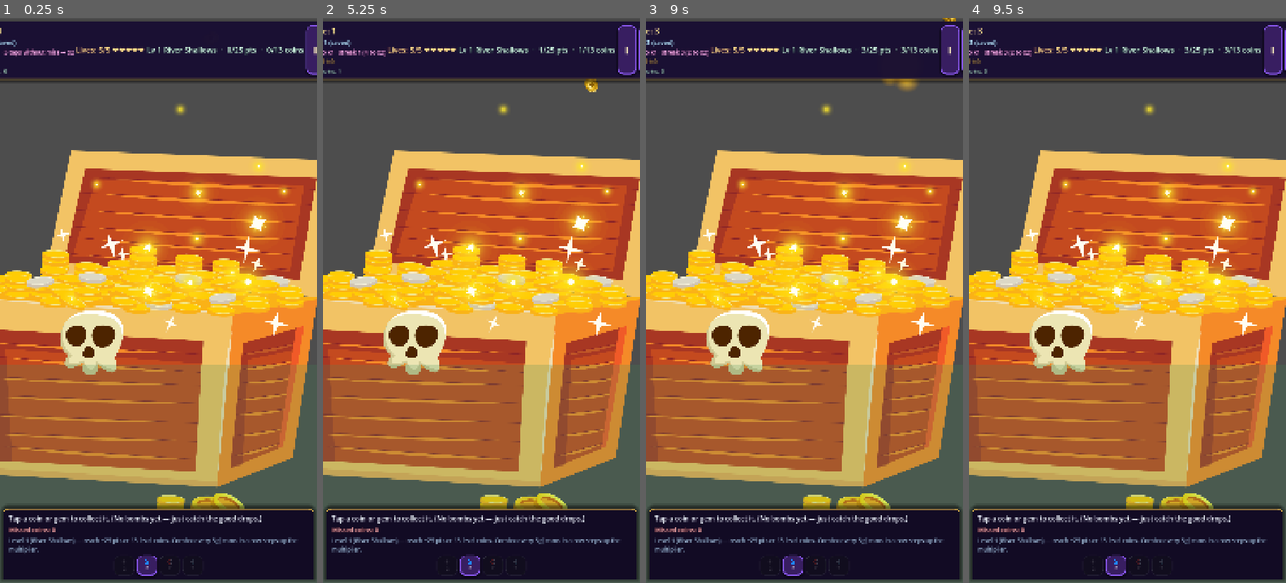
Above: before the commit, frames 1-4 (left to right).
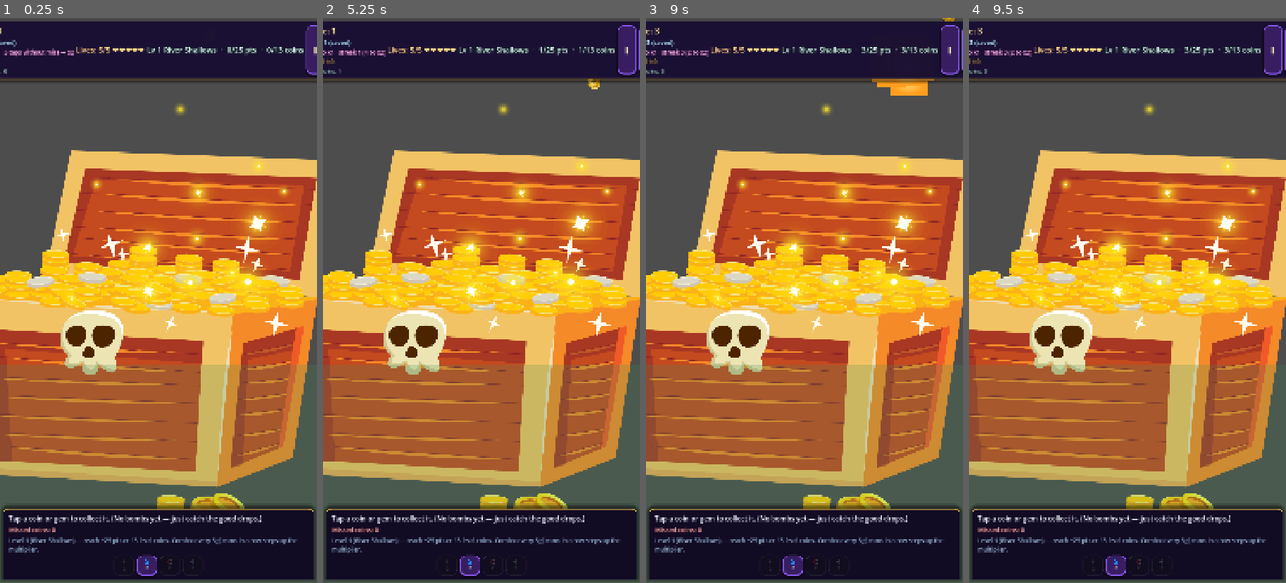
Above: after the commit, the same moments.

Repository: remybate/coin-tap-rush
Game: Godot game, scene res://game.tscn
The game is run twice, just before and just after one commit, with the same random seed, the same clock (stepped at 60 frames per second) and the same inputs. This scene is started directly instead of the project's main scene.
Inputs (mouse positions are in pixels of both pictures, inside the frame that each line leads up to; where the layout moved, square brackets give the same spot in the first picture):
- Up to frame 1 (0.25 s): no input
- Up to frame 2 (5.25 s): click (548, 46) [551, 46] at 0.5 s; click "‖" at 1.25 s; click "🌀 2" at 2 s; click "Resume" at 2.75 s; click "‖" at 3.5 s; click "🌀 2" at 4.25 s; click "Resume" at 5 s
- Up to frame 3 (9 s): click (921, 97) [918, 102] at 5.75 s; click "‖" at 6.5 s; click "🌀 2" at 7.25 s; click "Resume" at 8 s; click (915, 63) [912, 63] at 8.75 s
- Up to frame 4 (9.5 s): no input

The runs differ from the first frame. In frame 2, less than 0.1% of the frame differs, in the area x 82-88%, y 10-14%; in frame 3, 0.4%, in the area x 71-98%, y 0-14%; in frame 4, less than 0.1%.

Commit message:
feat: polish gameplay feel with smoother movement, particles, shake and combo effects

Diff:
--- a/coin.gd
+++ b/coin.gd
@@ -28,6 +28,8 @@
 ## Spin (rad/s); sign = direction
 var spin_rad_per_sec: float = 2.5
 var time_falling: float = 0.0
+## Eases into target fall speed so spawns feel less stiff (gameplay path unchanged once settled).
+var _fall_vel_smooth: float = 0.0
 var _play_margin: float = 72.0
 var _play_w: float = 1080.0
 
@@ -107,12 +109,12 @@
 		AudioService.play_bomb_tap()
 	else:
 		AudioService.play_coin_tap()
+	if main and main.has_method("play_collect_burst"):
+		main.play_collect_burst(global_position, kind)
 	if main and main.has_method("register_collectible"):
 		main.register_collectible(kind)
 	if kind != Kind.BOMB and main and main.has_method("set_magnet_focus"):
 		main.set_magnet_focus(global_position.x)
-	if kind != Kind.BOMB and main and main.has_method("play_collect_burst"):
-		main.play_collect_burst(global_position, kind)
 	_pick_random_path(false)
 
 
@@ -169,6 +171,8 @@
 	rotation = rng.randf() * TAU
 
 	time_falling = 0.0
+	_fall_vel_smooth = 0.0
+	scale = Vector2.ONE
 	var y_top: float = -140.0
 	var y_bot: float = -24.0
 	if main and main.has_method("get_spawn_depth_range"):
@@ -183,6 +187,8 @@
 	var x: float = base_x
 	x += sin(t * zig_angular_speed + phase) * zig_amplitude
 	x += sin(t * zig_angular_speed2 + phase2) * zig_amplitude2
+	## Extra slow drift so the path feels less like a single rigid waveform.
+	x += sin(t * zig_angular_speed * 0.41 + phase2 * 1.07) * (zig_amplitude * 0.09)
 	return clamp(x, _play_margin, _play_w - _play_margin)
 
 
@@ -202,9 +208,23 @@
 		vm = main.get_collectible_vertical_mult()
 
 	time_falling += delta * vm
-	position.y += fall_speed * delta * vm
-	position.x = _x_at_time(time_falling)
+	var target_v: float = fall_speed * vm
+	if vm <= 0.0001:
+		_fall_vel_smooth = lerpf(_fall_vel_smooth, 0.0, clampf(14.0 * delta, 0.0, 1.0))
+	else:
+		_fall_vel_smooth = lerpf(_fall_vel_smooth, target_v, clampf(9.0 * delta, 0.0, 1.0))
+	position.y += _fall_vel_smooth * delta
+
+	var target_x: float = _x_at_time(time_falling)
+	var x_lerp: float = 10.0 if vm <= 0.0001 else 17.0
+	position.x = lerpf(position.x, target_x, clampf(x_lerp * delta, 0.0, 1.0))
 	rotation += spin_rad_per_sec * delta * vm
+
+	if vm > 0.0001:
+		var breathe: float = 1.0 + 0.026 * sin(time_falling * 3.05 + phase * 0.41)
+		scale = Vector2(breathe, breathe)
+	else:
+		scale = Vector2.ONE
 
 	if main and main.has_method("apply_magnet_to_collectible"):
 		main.apply_magnet_to_collectible(self, delta)
--- a/collect_burst_fx.gd
+++ b/collect_burst_fx.gd
@@ -4,21 +4,51 @@
 
 
 func _ready() -> void:
+	_ensure_radial_texture()
+
+
+func _ensure_radial_texture() -> void:
+	if texture != null:
+		return
 	var g := Gradient.new()
 	g.colors = PackedColorArray([Color(1, 0.98, 0.75, 1), Color(1, 0.72, 0.15, 0)])
 	g.offsets = PackedFloat32Array([0.0, 1.0])
 	var gt := GradientTexture2D.new()
 	gt.gradient = g
-	gt.width = 24
-	gt.height = 24
+	gt.width = 28
+	gt.height = 28
 	gt.fill = GradientTexture2D.FILL_RADIAL
 	gt.fill_from = Vector2(0.5, 0.5)
 	gt.fill_to = Vector2(1, 0.5)
 	texture = gt
 
 
-func burst_at(world_pos: Vector2, tint: Color) -> void:
+func burst_at(world_pos: Vector2, inner: Color, outer: Color, burst_scale: float = 1.0) -> void:
+	_ensure_radial_texture()
 	global_position = world_pos
-	self_modulate = tint
+	var g := Gradient.new()
+	g.colors = PackedColorArray([inner, outer])
+	g.offsets = PackedFloat32Array([0.0, 1.0])
+	var gt: GradientTexture2D = texture as GradientTexture2D
+	if gt == null:
+		gt = GradientTexture2D.new()
+		gt.width = 28
+		gt.height = 28
+		gt.fill = GradientTexture2D.FILL_RADIAL
+		gt.fill_from = Vector2(0.5, 0.5)
+		gt.fill_to = Vector2(1, 0.5)
+		texture = gt
+	gt.gradient = g
+
+	var sc: float = clampf(burst_scale, 0.65, 1.45)
+	amount = clampi(int(36.0 * sc), 28, 58)
+	lifetime = lerpf(0.42, 0.58, sc * 0.5)
+	explosiveness = 0.88
+	spread = lerpf(138.0, 168.0, sc - 0.65)
+	initial_velocity_min = 80.0 * sc
+	initial_velocity_max = 300.0 * sc
+	scale_amount_min = 1.6 * sc
+	scale_amount_max = 4.8 * sc
+	self_modulate = Color.WHITE
 	restart()
 	emitting = true
--- a/game.gd
+++ b/game.gd
@@ -37,6 +37,8 @@
 const RETRY_COOLDOWN_SEC: int = 3 * 3600
 ## Every N good taps without a miss raises combo tier: x2 at 5, x3 at 10, …
 const COMBO_STEP: int = 5
+const HIT_SHAKE_DURATION_SEC: float = 0.11
+const HIT_SHAKE_MAG_PX: float = 5.0
 var score: int = 0
 var best_score: int = 0
 ## Bank coins (persisted in saved_score). Only grows after a level completes (fly animation).
@@ -102,6 +104,8 @@
 var _last_slot_count: int = -1
 ## When true, gameplay was paused only because Settings was opened from the HUD (not Pause / level-up).
 var _paused_for_hud_settings: bool = false
+var _hit_shake_time: float = 0.0
+var _hit_shake_mag: float = 0.0
 
 @onready var score_label: Label = $CanvasLayer/TopBar/Margin/Row/ScoreColumn/ScoreLabel
 @onready var best_label: Label = $CanvasLayer/TopBar/Margin/Row/ScoreColumn/BestLabel
@@ -207,6 +211,7 @@
 
 
 func _process(delta: float) -> void:
+	_update_hit_shake(delta)
 	if _booster_slow_timer > 0.0:
 		_booster_slow_timer = maxf(0.0, _booster_slow_timer - delta)
 	if _ingame_slow_timer > 0.0:
@@ -227,6 +232,69 @@
 		game_over_screen.refresh_retry_ui(retry_charges, _retry_wait_seconds())
 
 
+func _trigger_subtle_hit_shake() -> void:
+	_hit_shake_time = maxf(_hit_shake_time, HIT_SHAKE_DURATION_SEC)
+	_hit_shake_mag = maxf(_hit_shake_mag, HIT_SHAKE_MAG_PX)
+
+
+func _update_hit_shake(delta: float) -> void:
+	if _hit_shake_time <= 0.0:
+		position = Vector2.ZERO
+		_hit_shake_mag = 0.0
+		return
+	_hit_shake_time = maxf(0.0, _hit_shake_time - delta)
+	var t: float = clampf(_hit_shake_time / HIT_SHAKE_DURATION_SEC, 0.0, 1.0)
+	var mag: float = _hit_shake_mag * t
+	position = Vector2(_reward_rng.randf_range(-mag, mag), _reward_rng.randf_range(-mag, mag))
+	if _hit_shake_time <= 0.0:
+		position = Vector2.ZERO
+		_hit_shake_mag = 0.0
+
+
+func _maybe_combo_tier_celebrate(prev_streak: int, new_streak: int) -> void:
+	if game_over or level_complete_screen.visible:
+		return
+	var prev_tier: int = 1 + prev_streak / COMBO_STEP
+	var new_tier: int = 1 + new_streak / COMBO_STEP
+	if new_tier <= prev_tier or new_tier < 2:
+		return
+	_spawn_combo_float(new_tier)
+
+
+func _spawn_combo_float(tier: int) -> void:
+	var cl: CanvasLayer = $CanvasLayer as CanvasLayer
+	if cl == null:
+		return
+	var lbl := Label.new()
+	lbl.text = "Combo x%d!" % tier
+	lbl.mouse_filter = Control.MOUSE_FILTER_IGNORE
+	lbl.horizontal_alignment = HORIZONTAL_ALIGNMENT_CENTER
+	lbl.vertical_alignment = VERTICAL_ALIGNMENT_CENTER
+	lbl.add_theme_font_size_override("font_size", 52)
+	lbl.add_theme_color_override("font_color", Color(1.0, 0.93, 0.42))
+	lbl.add_theme_color_override("font_outline_color", Color(0.1, 0.05, 0.22, 0.96))
+	lbl.add_theme_constant_override("outline_size", 10)
+	cl.add_child(lbl)
+	var vp: Vector2 = get_viewport_rect().size
+	lbl.position = Vector2(vp.x * 0.5, vp.y * 0.27)
+	_animate_combo_label(lbl)
+
+
+func _animate_combo_label(lbl: Label) -> void:
+	await get_tree().process_frame
+	if not is_instance_valid(lbl):
+		return
+	lbl.pivot_offset = lbl.size * 0.5
+	lbl.position.x -= lbl.size.x * 0.5
+	var tw := create_tween()
+	tw.set_parallel(true)
+	tw.tween_property(lbl, "scale", Vector2(1.14, 1.14), 0.22).from(Vector2(0.32, 0.32)).set_trans(Tween.TRANS_BACK).set_ease(Tween.EASE_OUT)
+	tw.tween_property(lbl, "position:y", lbl.position.y - 88.0, 0.78).set_delay(0.06).set_trans(Tween.TRANS_QUAD).set_ease(Tween.EASE_OUT)
+	var tw_fade := create_tween()
+	tw_fade.tween_property(lbl, "modulate:a", 0.0, 0.38).set_delay(0.58)
+	tw_fade.finished.connect(lbl.queue_free)
+
+
 ## Scales fall speed from collectibles when slow charms are active (spawn jitter + live motion).
 func get_fall_speed_bonus_scale() -> float:
 	var s: float = 1.0
@@ -400,15 +468,27 @@
 func play_collect_burst(world_pos: Vector2, k: Collectible.Kind) -> void:
 	if game_over or _collect_burst == null:
 		return
-	var tint := Color(1, 0.9, 0.38)
+	var inner := Color(1.0, 0.96, 0.58, 1)
+	var outer := Color(1.0, 0.62, 0.12, 1)
+	var bscale: float = 1.05
 	match k:
 		Collectible.Kind.SILVER_BIG:
-			tint = Color(0.92, 0.96, 1.0)
+			inner = Color(0.96, 0.99, 1.0, 1)
+			outer = Color(0.52, 0.74, 1.0, 1)
+			bscale = 1.0
 		Collectible.Kind.DIAMOND:
-			tint = Color(0.45, 0.92, 1.0)
+			inner = Color(0.52, 0.96, 1.0, 1)
+			outer = Color(0.12, 0.42, 1.0, 1)
+			bscale = 1.14
+		Collectible.Kind.BOMB:
+			inner = Color(1.0, 0.5, 0.22, 1)
+			outer = Color(0.82, 0.12, 0.04, 1)
+			bscale = 1.2
+		Collectible.Kind.GOLD:
+			pass
 		_:
-			pass
-	_collect_burst.burst_at(world_pos, tint)
+			return
+	_collect_burst.burst_at(world_pos, inner, outer, bscale)
 
 
 func register_collectible(k: Collectible.Kind) -> void:
@@ -423,6 +503,7 @@
 			_save_progress_file()
 			return
 		lives -= 1
+		_trigger_subtle_hit_shake()
 		_refresh_ui()
 		if lives <= 0:
 			_trigger_game_over()
@@ -438,7 +519,9 @@
 		_:
 			_refresh_ui()
 			return
+	var prev_streak: int = combo_streak
 	combo_streak += 1
+	_maybe_combo_tier_celebrate(prev_streak, combo_streak)
 	stat_gleams_collected += 1
 	stat_max_combo_streak = maxi(stat_max_combo_streak, combo_streak)
 	var combo_mult: int = 1 + combo_streak / COMBO_STEP
@@ -471,6 +554,7 @@
 	AudioService.play_miss()
 	combo_streak = 0
 	lives -= 1
+	_trigger_subtle_hit_shake()
 	missed_coins += 1
 	_refresh_ui()
 	if lives <= 0:
--- a/game.tscn
+++ b/game.tscn
@@ -9,6 +9,7 @@
 [ext_resource type="PackedScene" path="res://ui/level_complete_screen.tscn" id="8_lvl"]
 [ext_resource type="Script" path="res://collect_burst_fx.gd" id="9_burst"]
 [ext_resource type="Texture2D" path="res://assets/backgrounds/game_bg.png" id="10_bg"]
+[ext_resource type="Script" path="res://shake_pause_fix.gd" id="11_shakepf"]
 
 [sub_resource type="Gradient" id="Grad_Playfield"]
 offsets = PackedFloat32Array(0, 0.35, 0.62, 1)
@@ -119,6 +120,9 @@
 
 [node name="Game" type="Node2D" unique_id=1231411710]
 script = ExtResource("3_game")
+
+[node name="ShakePauseFix" type="Node" parent="."]
+script = ExtResource("11_shakepf")
 
 [node name="PlayfieldBg" type="TextureRect" parent="." unique_id=214866011]
 layout_mode = 1
--- /dev/null
+++ b/shake_pause_fix.gd
@@ -0,0 +1,11 @@
+extends Node
+## Clears play-root position when the tree pauses so a mid-shake offset never sticks (children stay pausable).
+
+func _ready() -> void:
+	process_mode = Node.PROCESS_MODE_ALWAYS
+
+
+func _process(_delta: float) -> void:
+	var p := get_parent() as Node2D
+	if p != null and get_tree().paused:
+		p.position = Vector2.ZERO
Not shown: 1 places in game.tscn that only renumber resources
Not shown, added: shake_pause_fix.gd.uid
